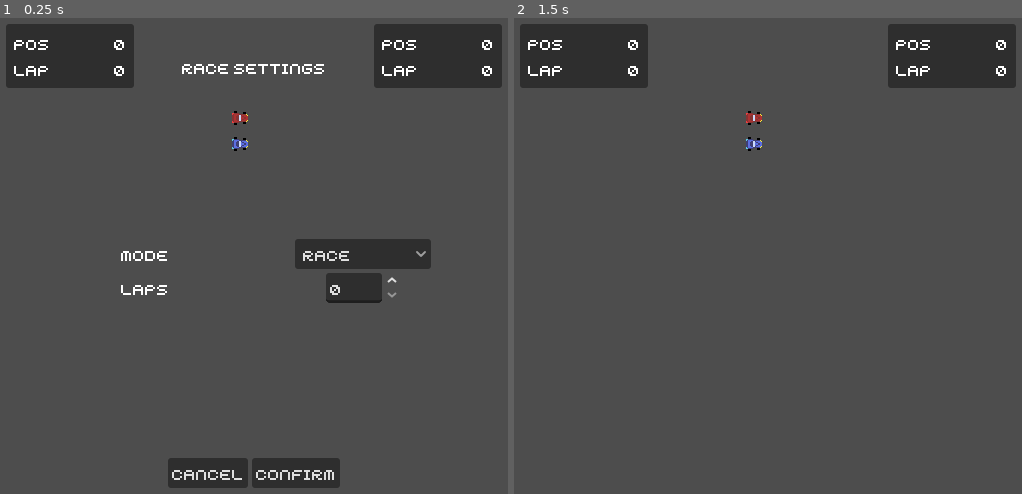
Above: before the commit, frames 1-2 (left to right).
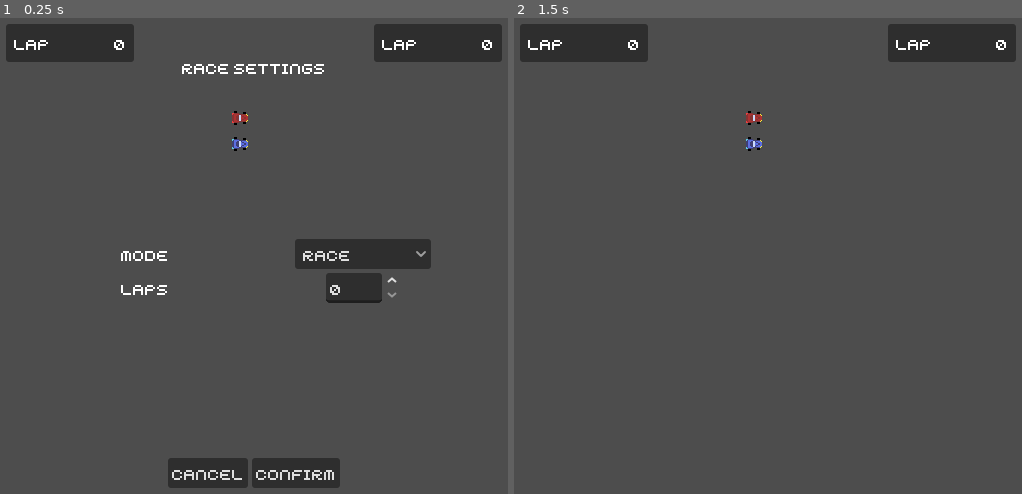
Above: after the commit, the same moments.

Repository: Alexander-Jordan/indy-500-godot
Game: Godot game, scene res://stages/main.tscn
The game is run twice, just before and just after one commit, with the same random seed, the same clock (stepped at 60 frames per second) and the same inputs.
Inputs:
- Up to frame 1 (0.25 s): no input
- Up to frame 2 (1.5 s): click "CONFIRM" at 0.5 s; tap Enter at 1.25 s

The runs differ from the first frame. In frame 1, 2.8% of the frame differs, in the area x 1-99%, y 4-15%; in frame 2, 2.8%.

Commit message:
Finalize the checkpoint system with all components, make it possible to finish a session and restart

Diff:
--- a/entities/car/car.gd
+++ b/entities/car/car.gd
@@ -11,12 +11,13 @@
 		if sprite_2d:
 			sprite_2d.texture = sprite
 
-@onready var race_tracker: RaceTracker = $RaceTracker
+@onready var tracker: Tracker = $Tracker
 @onready var spawn_position: Vector2 = position
 @onready var spawn_rotation: float = rotation
 @onready var sprite_2d: Sprite2D = $Sprite2D
 
 var acceleration_input: float = 0.0
+var finished: bool = false
 var steering_input: float = 0.0
 
 func _physics_process(delta: float) -> void:
@@ -57,6 +58,7 @@
 				enable()
 	)
 	GM.reset.connect(reset)
+	tracker.finished.connect(func(_place: int): finished = true)
 
 func calculate_steering(delta: float) -> void:
 	# Find the wheel positions
@@ -92,7 +94,7 @@
 	return new_acceleration
 
 func get_acceleration_input() -> float:
-	return -Input.get_axis(player + '_up', player + '_down') if GM.state == GM.State.RACING else 0.0
+	return -Input.get_axis(player + '_up', player + '_down') if GM.state == GM.State.RACING and !finished else 0.0
 
 func get_drag_force() -> Vector2:
 	return velocity * velocity.length() * properties.drag
@@ -104,7 +106,7 @@
 	return steering_input * deg_to_rad(properties.steering_angle_degrees_max)
 
 func get_steer_input() -> float:
-	return Input.get_axis(player + '_left', player + '_right') if GM.state == GM.State.RACING else 0.0
+	return Input.get_axis(player + '_left', player + '_right') if GM.state == GM.State.RACING and !finished else 0.0
 
 func get_traction() -> float:
 	var normalized_slip: float = (velocity.length() - properties.speed_min) / (properties.speed_max - properties.speed_min)
@@ -112,7 +114,8 @@
 	return properties.traction_curve.sample(normalized_slip)
 
 func reset() -> void:
-	race_tracker.reset()
+	finished = false
+	tracker.reset()
 	velocity = Vector2.ZERO
 	properties.acceleration = Vector2.ZERO
 	position = spawn_position
--- a/entities/car/car.tscn
+++ b/entities/car/car.tscn
@@ -2,7 +2,7 @@
 
 [ext_resource type="Script" uid="uid://cy6a3pnpjsddk" path="res://entities/car/car.gd" id="1_yotxw"]
 [ext_resource type="Texture2D" uid="uid://dyv5mbbaulhqp" path="res://entities/car/car_red.png" id="2_1ang0"]
-[ext_resource type="Script" uid="uid://bp5cmngsjbo3l" path="res://entities/race_tracker/race_tracker.gd" id="3_x0apo"]
+[ext_resource type="Script" uid="uid://bp5cmngsjbo3l" path="res://entities/tracker/tracker.gd" id="3_x0apo"]
 
 [sub_resource type="RectangleShape2D" id="RectangleShape2D_qxogl"]
 size = Vector2(16, 14)
@@ -13,11 +13,11 @@
 [node name="Car" type="CharacterBody2D"]
 script = ExtResource("1_yotxw")
 
-[node name="RaceTracker" type="Area2D" parent="."]
+[node name="Tracker" type="Area2D" parent="."]
 script = ExtResource("3_x0apo")
 metadata/_custom_type_script = "uid://bp5cmngsjbo3l"
 
-[node name="CollisionShape2D" type="CollisionShape2D" parent="RaceTracker"]
+[node name="CollisionShape2D" type="CollisionShape2D" parent="Tracker"]
 position = Vector2(-8, 0)
 shape = SubResource("RectangleShape2D_qxogl")
 
--- a/entities/race_tracker/lap/laps.gd
+++ b/entities/tracker/lap/laps.gd
@@ -5,12 +5,19 @@
 var current: Lap = null
 var max_laps: int = 0
 var optimal: Lap = null
+var progress: float = 0.0:
+	set(p):
+		if p < 0 or p == progress:
+			return
+		progress = p
+		progress_changed.emit(p)
 
 signal best_changed(best: Lap)
 signal finished(laps: Laps)
 signal lap_ended(lap: Lap, number: int)
 signal lap_started(lap: Lap, number: int)
 signal optimal_changed(optimal: Lap)
+signal progress_changed(progress: float)
 signal sector_ended(sector: Sector, number: int)
 signal sector_started(sector: Sector, number: int)
 
@@ -22,17 +29,17 @@
 		s += 'Best: %s\n' % best
 	if optimal:
 		s += 'Optimal: %s\n' % optimal
-	return s
+	return s if s != '' else 'No laps set.'
 
 func lap_signals_connect(l: Lap) -> void:
 	l.finished.connect(on_lap_finished)
 	l.sector_ended.connect(on_sector_ended)
 	l.sector_started.connect(on_sector_started)
 
-func lap_signals_disconnect(old_lap: Lap) -> void:
-	old_lap.finished.disconnect(on_lap_finished)
-	old_lap.sector_ended.disconnect(on_sector_ended)
-	old_lap.sector_started.disconnect(on_sector_started)
+func lap_signals_disconnect(l: Lap) -> void:
+	l.finished.disconnect(on_lap_finished)
+	l.sector_ended.disconnect(on_sector_ended)
+	l.sector_started.disconnect(on_sector_started)
 
 func new_lap(checkpoints: Checkpoints) -> void:
 	current = Lap.new(checkpoints)
@@ -42,6 +49,7 @@
 
 func on_lap_finished() -> void:
 	lap_ended.emit(current, all.size())
+	progress += 0.33
 	update_best()
 	update_optimal()
 	lap_signals_disconnect(current)
@@ -53,6 +61,7 @@
 
 func on_sector_ended(sector: Sector, number: int) -> void:
 	sector_ended.emit(sector, number)
+	progress += 0.33
 
 func on_sector_started(sector: Sector, number: int) -> void:
 	sector_started.emit(sector, number)
--- a/entities/race_tracker/race_tracker.gd
+++ b/entities/tracker/tracker.gd
@@ -1,4 +1,4 @@
-class_name RaceTracker extends Area2D
+class_name Tracker extends Area2D
 
 var checkpoint: Checkpoint = null:
 	set(c):
@@ -29,6 +29,7 @@
 		laps = l
 		laps_changed.emit(l)
 
+signal finished(place: int)
 signal laps_changed(laps: Laps)
 
 func _process(delta: float) -> void:
@@ -41,8 +42,13 @@
 			checkpoint = area
 	)
 	GM.race_settings.laps_changed.connect(func(number_of_laps: int): laps.max_laps = number_of_laps)
+	laps.finished.connect(on_laps_finished)
+
+func on_laps_finished(_laps: Laps) -> void:
+	var place: int = SM.add_finished(self)
+	finished.emit(place)
 
 func reset() -> void:
-	laps = Laps.new()
+	laps.reset()
 	laps.max_laps = GM.race_settings.laps
 	checkpoint = null
--- a/project.godot
+++ b/project.godot
@@ -18,6 +18,7 @@
 [autoload]
 
 GM="*res://utilities/game_manager/game_manager.gd"
+SM="*res://utilities/session_manager/session_manager.gd"
 
 [display]
 
--- a/stages/main.tscn
+++ b/stages/main.tscn
@@ -67,33 +67,33 @@
 properties = ExtResource("2_43f5m")
 sprite = ExtResource("4_fejr8")
 
-[node name="checkpoints" type="Node2D" parent="."]
+[node name="Checkpoints" type="Node2D" parent="."]
 script = ExtResource("5_xbtqd")
 metadata/_custom_type_script = "uid://lj2f1x02srbw"
 
-[node name="Checkpoint" type="Area2D" parent="checkpoints"]
+[node name="Checkpoint" type="Area2D" parent="Checkpoints"]
 position = Vector2(256, 0)
 script = ExtResource("6_5sjox")
 metadata/_custom_type_script = "uid://c0m5wq5p2kki7"
 
-[node name="CollisionShape2D" type="CollisionShape2D" parent="checkpoints/Checkpoint"]
+[node name="CollisionShape2D" type="CollisionShape2D" parent="Checkpoints/Checkpoint"]
 position = Vector2(0, 100)
 shape = SubResource("SegmentShape2D_5sjox")
 
-[node name="Checkpoint2" type="Area2D" parent="checkpoints"]
+[node name="Checkpoint2" type="Area2D" parent="Checkpoints"]
 position = Vector2(512, 512)
 script = ExtResource("6_5sjox")
 metadata/_custom_type_script = "uid://c0m5wq5p2kki7"
 
-[node name="CollisionShape2D" type="CollisionShape2D" parent="checkpoints/Checkpoint2"]
+[node name="CollisionShape2D" type="CollisionShape2D" parent="Checkpoints/Checkpoint2"]
 shape = SubResource("SegmentShape2D_byaf2")
 
-[node name="Checkpoint3" type="Area2D" parent="checkpoints"]
+[node name="Checkpoint3" type="Area2D" parent="Checkpoints"]
 position = Vector2(0, 512)
 script = ExtResource("6_5sjox")
 metadata/_custom_type_script = "uid://c0m5wq5p2kki7"
 
-[node name="CollisionShape2D" type="CollisionShape2D" parent="checkpoints/Checkpoint3"]
+[node name="CollisionShape2D" type="CollisionShape2D" parent="Checkpoints/Checkpoint3"]
 shape = SubResource("SegmentShape2D_xbtqd")
 
 [node name="CanvasLayer" type="CanvasLayer" parent="."]
--- a/ui/laps/race/ui_race.gd
+++ b/ui/laps/race/ui_race.gd
@@ -1,7 +1,8 @@
 class_name UIRace extends PanelContainer
 
+@onready var hboxcontainer_position: HBoxContainer = $MarginContainer/VBoxContainer/hboxcontainer_position
 @onready var label_lap_number: Label = $MarginContainer/VBoxContainer/HBoxContainer2/label_lap_number
-@onready var label_position: Label = $MarginContainer/VBoxContainer/HBoxContainer/label_position
+@onready var label_position: Label = $MarginContainer/VBoxContainer/hboxcontainer_position/label_position
 
 var disabled: bool = false:
 	set(d):
@@ -9,26 +10,33 @@
 			return
 		disabled = d
 		visible = !d
-var laps: Laps = null:
-	set(l):
-		if disabled or l == laps:
+var tracker: Tracker = null:
+	set(t):
+		if disabled or t == tracker:
 			return
-		if laps != null:
-			laps_signals_disconnect(laps)
-		laps = l
+		if tracker != null:
+			tracker_signals_disconnect(tracker)
+		tracker = t
 		reset()
-		if l != null:
-			laps_signals_connect(l)
+		if t != null:
+			tracker_signals_connect(t)
 
-func laps_signals_connect(new_laps: Laps) -> void:
-	new_laps.lap_started.connect(on_lap_started)
+func tracker_signals_connect(t: Tracker) -> void:
+	t.laps.lap_started.connect(on_lap_started)
+	t.finished.connect(on_finished)
 
-func laps_signals_disconnect(old_laps: Laps) -> void:
-	old_laps.lap_started.disconnect(on_lap_started)
+func tracker_signals_disconnect(t: Tracker) -> void:
+	t.laps.lap_started.disconnect(on_lap_started)
+	t.finished.disconnect(on_finished)
 
 func on_lap_started(_lap: Lap, number: int) -> void:
 	label_lap_number.text = str(number)
 
+func on_finished(place: int) -> void:
+	label_position.text = str(place)
+	hboxcontainer_position.show()
+
 func reset() -> void:
+	hboxcontainer_position.hide()
 	label_lap_number.text = '0'
 	label_position.text = '0'
--- a/ui/laps/race/ui_race.tscn
+++ b/ui/laps/race/ui_race.tscn
@@ -20,10 +20,11 @@
 [node name="VBoxContainer" type="VBoxContainer" parent="MarginContainer"]
 layout_mode = 2
 
-[node name="HBoxContainer" type="HBoxContainer" parent="MarginContainer/VBoxContainer"]
+[node name="hboxcontainer_position" type="HBoxContainer" parent="MarginContainer/VBoxContainer"]
+visible = false
 layout_mode = 2
 
-[node name="Label" type="Label" parent="MarginContainer/VBoxContainer/HBoxContainer"]
+[node name="Label" type="Label" parent="MarginContainer/VBoxContainer/hboxcontainer_position"]
 layout_mode = 2
 size_flags_horizontal = 2
 text = "POS"
@@ -31,7 +32,7 @@
 vertical_alignment = 1
 uppercase = true
 
-[node name="label_position" type="Label" parent="MarginContainer/VBoxContainer/HBoxContainer"]
+[node name="label_position" type="Label" parent="MarginContainer/VBoxContainer/hboxcontainer_position"]
 layout_mode = 2
 size_flags_horizontal = 10
 text = "0"
--- a/ui/laps/time_trial/ui_time_trial.gd
+++ b/ui/laps/time_trial/ui_time_trial.gd
@@ -25,39 +25,40 @@
 			return
 		disabled = d
 		visible = !d
-var laps: Laps = null:
-	set(l):
-		if l == laps:
+var tracker: Tracker = null:
+	set(t):
+		if t == tracker:
 			return
-		if laps != null:
-			laps_signals_disconnect(laps)
-		laps = l
+		if tracker != null:
+			tracker_signals_disconnect(tracker)
+		tracker = t
 		reset()
-		if l != null:
-			laps_signals_connect(l)
+		if t != null:
+			tracker_signals_connect(t)
 
 func _process(_delta: float) -> void:
-	if disabled or laps == null or laps.current == null:
+	if disabled or tracker == null or tracker.laps == null or tracker.laps.current == null:
 		return
 	if timer_await_sector.time_left > 0:
 		return
-	label_time.text = laps.current._to_string()
+	label_time.text = tracker.laps.current._to_string()
 
-func laps_signals_connect(new_laps: Laps) -> void:
-	new_laps.best_changed.connect(on_best_changed)
-	new_laps.lap_ended.connect(on_lap_ended)
-	new_laps.lap_started.connect(on_lap_started)
-	new_laps.optimal_changed.connect(on_optimal_changed)
-	new_laps.sector_ended.connect(on_sector_ended)
-	new_laps.sector_started.connect(on_sector_started)
+func tracker_signals_connect(t: Tracker) -> void:
+	print(t)
+	t.laps.best_changed.connect(on_best_changed)
+	t.laps.lap_ended.connect(on_lap_ended)
+	t.laps.lap_started.connect(on_lap_started)
+	t.laps.optimal_changed.connect(on_optimal_changed)
+	t.laps.sector_ended.connect(on_sector_ended)
+	t.laps.sector_started.connect(on_sector_started)
 
-func laps_signals_disconnect(old_laps: Laps) -> void:
-	old_laps.best_changed.disconnect(on_best_changed)
-	old_laps.lap_ended.disconnect(on_lap_ended)
-	old_laps.lap_started.disconnect(on_lap_started)
-	old_laps.optimal_changed.disconnect(on_optimal_changed)
-	old_laps.sector_ended.disconnect(on_sector_ended)
-	old_laps.sector_started.disconnect(on_sector_started)
+func tracker_signals_disconnect(t: Tracker) -> void:
+	t.laps.best_changed.disconnect(on_best_changed)
+	t.laps.lap_ended.disconnect(on_lap_ended)
+	t.laps.lap_started.disconnect(on_lap_started)
+	t.laps.optimal_changed.disconnect(on_optimal_changed)
+	t.laps.sector_ended.disconnect(on_sector_ended)
+	t.laps.sector_started.disconnect(on_sector_started)
 
 func on_best_changed(best: Lap) -> void:
 	label_best_time.text = best._to_string()
@@ -65,7 +66,7 @@
 func on_lap_ended(_lap: Lap, number: int) -> void:
 	visibility_best_and_optimal(true)
 
-	if number == laps.max_laps and timer_await_sector.timeout.is_connected(reset_sectors):
+	if number == tracker.laps.max_laps and timer_await_sector.timeout.is_connected(reset_sectors):
 		timer_await_sector.timeout.disconnect(reset_sectors)
 	timer_await_lap.start()
 	if timer_await_lap.timeout.is_connected(visibility_best_and_optimal):
@@ -85,13 +86,13 @@
 	var optimal_sector: Sector = null
 	if number == 1:
 		panel_style_box = panelcontainer_sector_1.get_theme_stylebox('panel')
-		optimal_sector = laps.optimal.sectors.first if laps.optimal else null
+		optimal_sector = tracker.laps.optimal.sectors.first if tracker.laps.optimal else null
 	if number == 2:
 		panel_style_box = panelcontainer_sector_2.get_theme_stylebox('panel')
-		optimal_sector = laps.optimal.sectors.second if laps.optimal else null
+		optimal_sector = tracker.laps.optimal.sectors.second if tracker.laps.optimal else null
 	if number == 3:
 		panel_style_box = panelcontainer_sector_3.get_theme_stylebox('panel')
-		optimal_sector = laps.optimal.sectors.third if laps.optimal else null
+		optimal_sector = tracker.laps.optimal.sectors.third if tracker.laps.optimal else null
 
 	if panel_style_box != null:
 		if optimal_sector == null:
--- a/ui/laps/ui_laps.gd
+++ b/ui/laps/ui_laps.gd
@@ -8,14 +8,18 @@
 
 func _ready() -> void:
 	GM.race_settings.mode_changed.connect(sync_with_mode)
-	car.race_tracker.laps_changed.connect(set_laps)
+	GM.reset.connect(reset)
 
-	set_laps(car.race_tracker.laps)
+	set_tracker(car.tracker)
 	sync_with_mode(GM.race_settings.mode)
 
-func set_laps(laps: Laps) -> void:
-	ui_race.laps = laps
-	ui_time_trial.laps = laps
+func reset() -> void:
+	ui_race.reset()
+	ui_time_trial.reset()
+
+func set_tracker(tracker: Tracker) -> void:
+	ui_race.tracker = tracker
+	ui_time_trial.tracker = tracker
 
 func sync_with_mode(mode: RaceSettings.Mode) -> void:
 	match mode:
--- a/ui/ui_race_settings/ui_race_settings.gd
+++ b/ui/ui_race_settings/ui_race_settings.gd
@@ -10,6 +10,10 @@
 func _ready() -> void:
 	button_cancel.pressed.connect(cancel_settings)
 	button_confirm.pressed.connect(confirm_settings)
+	GM.state_changed.connect(func(state: GM.State):
+		if state == GM.State.FINISHED:
+			open_settings()
+	)
 	options_button_mode.item_selected.connect(func(index: int): GM.race_settings.mode = index)
 	spin_box_laps.value_changed.connect(func(value: float): GM.race_settings.laps = int(value))
 
--- a/utilities/checkpoints/checkpoints.gd
+++ b/utilities/checkpoints/checkpoints.gd
@@ -4,7 +4,6 @@
 
 @export var loop: bool = true
 
-var all: Array[Checkpoint] = []
 var first: Checkpoint = null
 var second: Checkpoint = null
 var third: Checkpoint = null
@@ -38,17 +37,18 @@
 			return null
 
 func set_checkpoints_from_children() -> void:
+	if loop and get_child_count() != CHECKPOINTS_AMOUNT - 1:
+		assert(false, 'Exactly %d Checkpoint nodes are required as children to a looped Checkpoints node.' % (CHECKPOINTS_AMOUNT - 1))
+		return
+	if !loop and get_child_count() != CHECKPOINTS_AMOUNT:
+		assert(false, 'Exactly %d Checkpoint nodes are required as children to a Checkpoints node.' % (CHECKPOINTS_AMOUNT))
+		return
+
 	var children: Array[Node] = get_children()
 	for index in children.size():
 		var child: Node = children[index]
 		if child is not Checkpoint:
 			assert(false, 'Only Checkpoint nodes are allowed as children to Checkpoints node.')
-			return
-		if loop and index >= CHECKPOINTS_AMOUNT:
-			assert(false, 'Max %d Checkpoint nodes are allowed as children to a looped Checkpoints node.' % (CHECKPOINTS_AMOUNT - 1))
-			return
-		if !loop and index >= CHECKPOINTS_AMOUNT:
-			assert(false, 'Max %d Checkpoint nodes are allowed as children to a Checkpoints node.' % CHECKPOINTS_AMOUNT)
 			return
 		match index:
 			0:
--- /dev/null
+++ b/utilities/session_manager/session_manager.gd
@@ -0,0 +1,15 @@
+class_name SessionManager extends Node
+
+var finished: Array[Tracker] = []
+
+func _ready() -> void:
+	GM.reset.connect(reset)
+
+func add_finished(tracker: Tracker) -> int:
+	finished.append(tracker)
+	if finished.size() == GM.players:
+		GM.state = GM.State.FINISHED
+	return finished.size()
+
+func reset() -> void:
+	finished = []
Renamed: entities/race_tracker/lap/lap.gd -> entities/tracker/lap/lap.gd
Renamed: entities/race_tracker/lap/lap.gd.uid -> entities/tracker/lap/lap.gd.uid
Renamed: entities/race_tracker/lap/laps.gd.uid -> entities/tracker/lap/laps.gd.uid
Renamed: entities/race_tracker/lap/sector/sector.gd -> entities/tracker/lap/sector/sector.gd
Renamed: entities/race_tracker/lap/sector/sector.gd.uid -> entities/tracker/lap/sector/sector.gd.uid
Renamed: entities/race_tracker/lap/sector/sectors.gd -> entities/tracker/lap/sector/sectors.gd
Renamed: entities/race_tracker/lap/sector/sectors.gd.uid -> entities/tracker/lap/sector/sectors.gd.uid
Renamed: entities/race_tracker/race_tracker.gd.uid -> entities/tracker/tracker.gd.uid
Not shown, added: utilities/session_manager/session_manager.gd.uid
